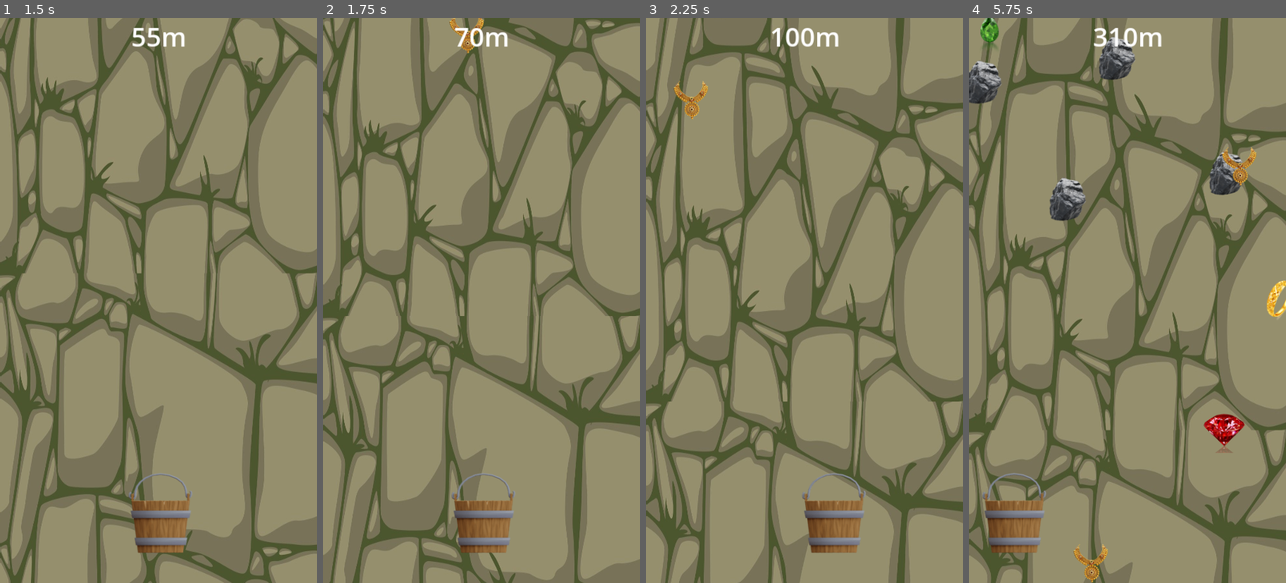
Above: before the commit, frames 1-4 (left to right).
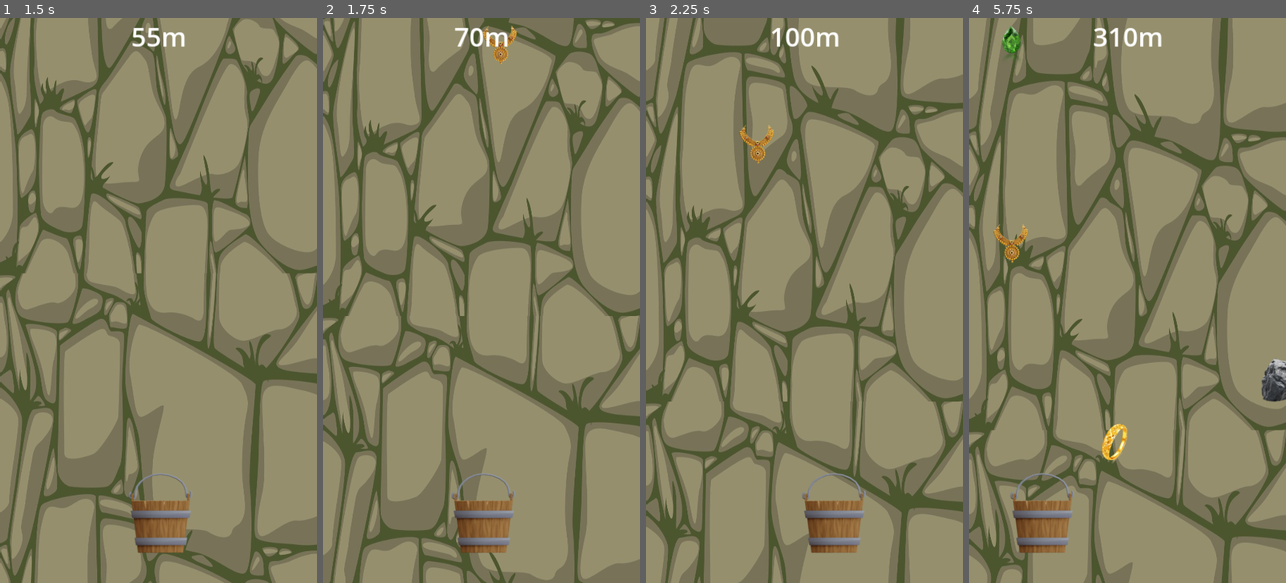
Above: after the commit, the same moments.

Repository: RehmahMuneeb/WWC
Game: Godot game, scene res://scenes/main.tscn
Same seed, same stepped clock (60 frames per second), same inputs: the game is played once before the commit and once after it.
Inputs (mouse positions are in pixels of both pictures, inside the frame that each line leads up to):
- Up to frame 1 (1.5 s): click "Play" at 0.5 s; move the mouse to (228, 272) at 1.27 s; click (228, 272) at 1.42 s
- Up to frame 2 (1.75 s): no input
- Up to frame 3 (2.25 s): drag from (741, 328) to (807, 509) at 2.02 s
- Up to frame 4 (5.75 s): move the mouse to (1159, 176) at 2.77 s; click (1159, 176) at 2.92 s; drag from (1111, 413) to (988, 51) at 3.52 s; move the mouse to (1222, 385) at 4.27 s; click (1222, 385) at 4.42 s; drag from (1032, 215) to (1003, 34) at 5.02 s

Frame 1 is identical in both runs. In frame 2, 0.4% of the frame differs, in the area x 39-62%, y 0-9%; in frame 3, 0.5%; in frame 4, 7.3%, in the area x 0-100%, y 0-100%.

Commit message:
collisions

Diff:
--- a/Jewels/Jewel.tscn
+++ b/Jewels/Jewel.tscn
@@ -10,6 +10,9 @@
 [ext_resource type="Texture2D" uid="uid://d0a3lar6hniri" path="res://Jewels/Jewel7.png" id="8_qnxnb"]
 [ext_resource type="Texture2D" uid="uid://qf0h3sqrpler" path="res://Jewels/Jewel8.png" id="9_a47ek"]
 [ext_resource type="Texture2D" uid="uid://dul2u0qhnpdd1" path="res://Jewels/Jewel9.png" id="10_f5oj4"]
+[ext_resource type="Texture2D" uid="uid://dnsp8cp6bmdcy" path="res://Jewels/Jewel10.png" id="11_5k6sy"]
+[ext_resource type="Texture2D" uid="uid://cmctvil6mcxac" path="res://Jewels/Jewel12.png" id="12_5wshh"]
+[ext_resource type="Texture2D" uid="uid://cl2ok35s2xm7b" path="res://Jewels/Jewel13.png" id="13_c24jg"]
 
 [sub_resource type="RectangleShape2D" id="RectangleShape2D_ufugi"]
 size = Vector2(59, 63)
@@ -19,9 +22,9 @@
 collision_mask = 2
 slide_on_ceiling = false
 script = ExtResource("1_hu4h5")
-fall_speed = 200.0
-horizontal_speed = 500.0
-jewel_textures = Array[Texture2D]([ExtResource("2_v1gio"), E …(152 unchanged characters)… ce("9_a47ek"), ExtResource("10_f5oj4"), null, null, null])
+fall_speed = 300.0
+horizontal_speed = 200.0
+jewel_textures = Array[Texture2D]([ExtResource("2_v1gio"), E …(152 unchanged characters)… ce("9_a47ek"), ExtResource("10_f5oj4"), ExtResource("11_5k6sy"), ExtResource("12_5wshh"), ExtResource("13_c24jg")])
 
 [node name="Sprite2D" type="Sprite2D" parent="."]
 texture = ExtResource("2_v1gio")
--- a/scenes/level.tscn
+++ b/scenes/level.tscn
@@ -14,7 +14,7 @@
 size = Vector2(527.5, 61)
 
 [sub_resource type="RectangleShape2D" id="RectangleShape2D_e51a2"]
-size = Vector2(31, 357)
+size = Vector2(39.5, 357)
 
 [node name="Level" type="Node2D"]
 script = ExtResource("1_24m71")
@@ -36,6 +36,7 @@
 [node name="Borders" type="Node2D" parent="."]
 
 [node name="StaticBody2D" type="StaticBody2D" parent="Borders"]
+collision_mask = 2
 
 [node name="CollisionShape2D" type="CollisionShape2D" parent="Borders/StaticBody2D"]
 position = Vector2(244.25, 839.5)
@@ -46,13 +47,14 @@
 shape = SubResource("RectangleShape2D_e51a2")
 
 [node name="CollisionShape2D3" type="CollisionShape2D" parent="Borders/StaticBody2D"]
-position = Vector2(493, 629)
+position = Vector2(479, 644)
 shape = SubResource("RectangleShape2D_e51a2")
 
-[node name="RockTimer" type="Timer" parent="."]
+[node name="Rocks" type="Node2D" parent="."]
+
+[node name="RockTimer" type="Timer" parent="Rocks"]
+wait_time = 4.0
 autostart = true
-
-[node name="Rocks" type="Node2D" parent="."]
 
 [node name="UI" type="CanvasLayer" parent="."]
 
@@ -74,5 +76,5 @@
 [node name="SpawnTimer" type="Timer" parent="JewelSpawner"]
 autostart = true
 
-[connection signal="timeout" from="RockTimer" to="." method="_on_rock_timer_timeout"]
+[connection signal="timeout" from="Rocks/RockTimer" to="." method="_on_rock_timer_timeout"]
 [connection signal="timeout" from="JewelSpawner/SpawnTimer" to="JewelSpawner" method="_on_spawn_timer_timeout"]
--- a/scenes/rock.tscn
+++ b/scenes/rock.tscn
@@ -9,6 +9,8 @@
 [node name="Rock" type="Area2D"]
 collision_mask = 2
 script = ExtResource("1_y6rui")
+fall_speed = 600.0
+horizontal_speed = 500.0
 
 [node name="Sprite2D" type="Sprite2D" parent="."]
 texture = ExtResource("1_hpbej")
Not shown: 1 places in Jewels/Jewel.tscn that only renumber resources
